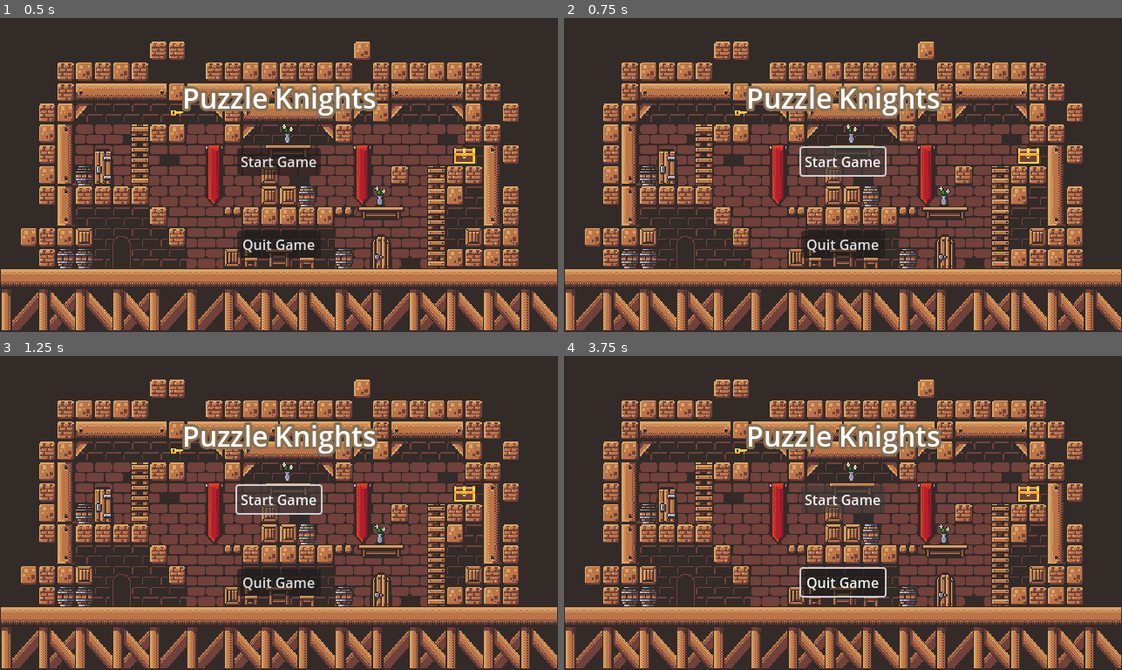
Above: before the commit, frames 1-4 (two rows, left to right).
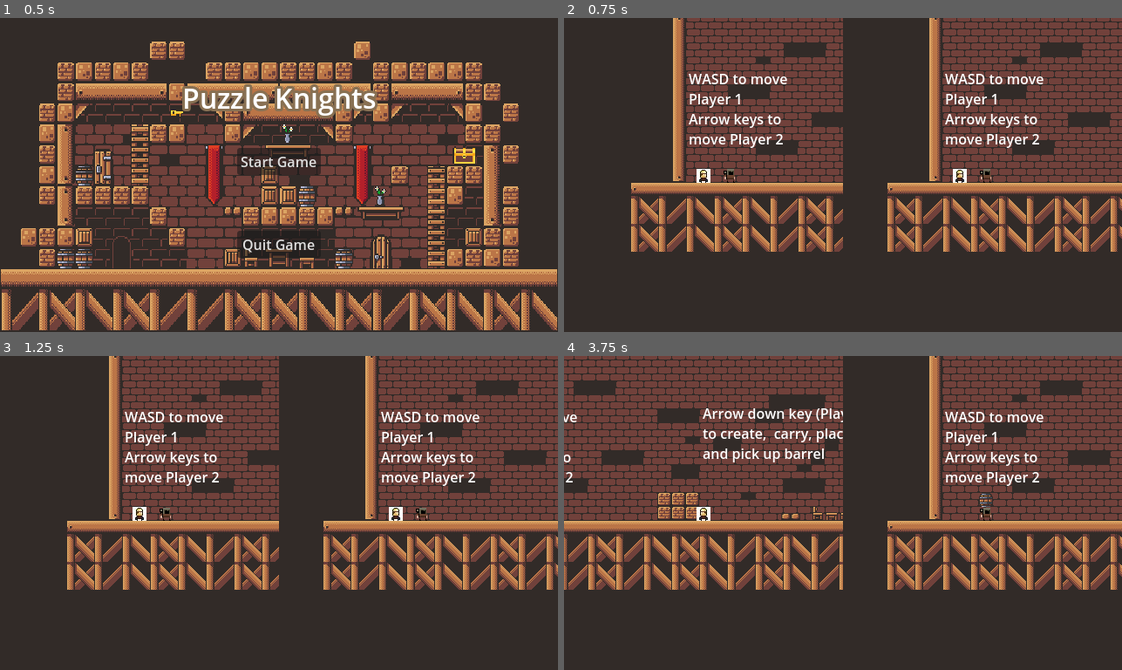
Above: after the commit, the same moments.

Repository: Darr3n2GG/Puzzle-Knights-2P-
Game: Godot game, scene res://Scenes/Main Menu/main_menu.tscn
The game is run twice, just before and just after one commit, with the same random seed, the same clock (stepped at 60 frames per second) and the same inputs.
Inputs (mouse positions are in pixels of both pictures, inside the frame that each line leads up to):
- Up to frame 1 (0.5 s): no input
- Up to frame 2 (0.75 s): click "Start Game" at 0.5 s
- Up to frame 3 (1.25 s): no input
- Up to frame 4 (3.75 s): click (843, 500) at 1.25 s, where only the run before the commit has a clickable "Start Game"; tap Enter at 2 s; hold D (1Right) 2.03-3.53 s; tap S (1Attack) at 2.1, 3.6 s; tap W (1Up) at 2.27, 3.02 s; tap Down (2PlaceOrCarry) at 2.85 s; hold A (1Left) from 3.53 s (still down)

Frame 1 is identical in both runs. In frame 2, 61% of the frame differs, in the area x 0-100%, y 0-100%; in frame 3, 61%; in frame 4, 67%.
Error before the commit: Parse Error: Identifier "on_quit_pressed" not declared in the current scope. (res://Scenes/Main)
Error after the commit: Cannot call method 'get_child' on a null value. (res://Resources/Global.gd:15)

Commit message:
another minor change
-DummyE script is attached to all DummyE nodes instead of being attached only in the scene
-revert quit game func changes from previous minor changes commit

Diff:
--- a/Creature/Barrel/DummyE.gd
+++ b/Creature/Barrel/DummyE.gd
@@ -1,11 +1,19 @@
 extends RigidBody2D
 
+class_name BarrelE
 
-# Called when the node enters the scene tree for the first time.
-func _ready():
-	pass # Replace with function body.
+enum States
+{
+	dead #is dead
+}
 
+var p1_attackzone : bool = false
+var can_damaged : bool = true
+@export var base_place_range : float = 16.0
 
-# Called every frame. 'delta' is the elapsed time since the previous frame.
-func _process(delta):
-	pass
+func Setup() -> void:
+	$HealthComponent.Set_Health()
+
+func die() -> void:
+	$Collision.call_deferred("set_disabled",true)
+	visible = false
--- a/Resources/Global.gd
+++ b/Resources/Global.gd
@@ -38,6 +38,3 @@
 	root.get_child(root.get_child_count() - 1).get_node("HBoxContainer/LeftViewportContainer/LeftSubViewport").add_child(current_level_node)
 	var splitscreen = root.get_node("Node")
 	splitscreen._ready()
-
-func on_quit_pressed() -> void: #When clicked on quit button
-	get_tree().quit()
--- a/Scenes/Levels/level_3.tscn
+++ b/Scenes/Levels/level_3.tscn
@@ -1,14 +1,15 @@
 [gd_scene load_steps=41 format=3 uid="uid://cu7t504wjyrwg"]
 
-[ext_resource type="Texture2D" uid="uid://cby1fcaeb53v2" path="res://Imports/Castle Platformer Tileset [16x16][FREE] - RottingPixels/castle-tileset.png" id="1_w1imt"]
+[ext_resource type="Texture2D" uid="uid://dk32bhdwgpidq" path="res://Imports/Castle Platformer Tileset [16x16][FREE] - RottingPixels/castle-tileset.png" id="1_w1imt"]
 [ext_resource type="PackedScene" uid="uid://c5pgl83n2f8ig" path="res://Resources/tile_map_baker.tscn" id="2_8utug"]
-[ext_resource type="Texture2D" uid="uid://cl8rmjws5f2gh" path="res://Imports/Castle Platformer Tileset [16x16][FREE] - RottingPixels/castle-tileset-grayscale.png" id="2_46ddp"]
+[ext_resource type="Texture2D" uid="uid://dtd0mc3r63bnt" path="res://Imports/Castle Platformer Tileset [16x16][FREE] - RottingPixels/castle-tileset-grayscale.png" id="2_46ddp"]
 [ext_resource type="PackedScene" uid="uid://da1c0fs0p4kxp" path="res://Characters/Players/Player 1/player_1.tscn" id="3_lw85p"]
 [ext_resource type="PackedScene" uid="uid://bcqvvf88xlpis" path="res://Characters/Players/Player 2/player_2.tscn" id="4_xj6vo"]
 [ext_resource type="PackedScene" uid="uid://dcuhx8lvw2h2c" path="res://Puzzle Components/Exit Door/Exit_Door.tscn" id="6_72or7"]
 [ext_resource type="PackedScene" uid="uid://drnol0vfgck83" path="res://Puzzle Components/Door/door.tscn" id="6_lu30r"]
 [ext_resource type="PackedScene" uid="uid://bghlqie32d02s" path="res://Puzzle Components/pressure plate/pressure_plate.tscn" id="7_qh14o"]
 [ext_resource type="PackedScene" uid="uid://djo7kll4eugwk" path="res://Creature/Barrel/Dummy.tscn" id="8_okv1c"]
+[ext_resource type="Script" path="res://Creature/Barrel/DummyE.gd" id="10_g2ssb"]
 
 [sub_resource type="TileMapPattern" id="TileMapPattern_ifvb1"]
 tile_data = PackedInt32Array(0, 1, 5, 65536, 1, 6, 1, 65537, 5, 65537, 65537, 6, 2, 131073, 5, 65538, 131073, 6, 3, 196609, 5, 65539, 196609, 6, 4, 262145, 5, 65540, 262145, 6, 5, 327681, 5, 65541, 327681, 6, 6, 393217, 5, 65542, 393217, 6)
@@ -302,28 +303,6 @@
 [sub_resource type="RectangleShape2D" id="RectangleShape2D_rhf7f"]
 size = Vector2(16, 112)
 
-[sub_resource type="GDScript" id="GDScript_g1ewi"]
-script/source = "extends RigidBody2D
-
-class_name BarrelE
-
-enum States
-{
-	dead #is dead
-}
-
-var p1_attackzone : bool = false
-var can_damaged : bool = true
-@export var base_place_range : float = 16.0
-
-func Setup() -> void:
-	$HealthComponent.Set_Health()
-
-func die() -> void:
-	$Collision.call_deferred(\"set_disabled\",true)
-	visible = false
-"
-
 [node name="Level 1" type="Node2D"]
 
 [node name="TileMap" type="TileMap" parent="."]
@@ -418,7 +397,7 @@
 
 [node name="DummyE" parent="." instance=ExtResource("8_okv1c")]
 position = Vector2(143, -21)
-script = SubResource("GDScript_g1ewi")
+script = ExtResource("10_g2ssb")
 
 [node name="RichTextLabel" type="RichTextLabel" parent="."]
 offset_left = 105.0
--- a/Scenes/Levels/level_4.tscn
+++ b/Scenes/Levels/level_4.tscn
@@ -1,12 +1,13 @@
-[gd_scene load_steps=27 format=3 uid="uid://cqinodsrklt2y"]
+[gd_scene load_steps=27 format=3 uid="uid://u7i88k42gbgg"]
 
-[ext_resource type="PackedScene" uid="uid://vdjm2ci4dk5w" path="res://tile_map.tscn" id="1_wsf6s"]
+[ext_resource type="PackedScene" uid="uid://d6d15jtyyq7l" path="res://tile_map.tscn" id="1_wsf6s"]
 [ext_resource type="PackedScene" uid="uid://c5pgl83n2f8ig" path="res://Resources/tile_map_baker.tscn" id="2_5iuso"]
 [ext_resource type="PackedScene" uid="uid://bcqvvf88xlpis" path="res://Characters/Players/Player 2/player_2.tscn" id="3_o86ys"]
 [ext_resource type="PackedScene" uid="uid://da1c0fs0p4kxp" path="res://Characters/Players/Player 1/player_1.tscn" id="4_8qak7"]
 [ext_resource type="PackedScene" uid="uid://djo7kll4eugwk" path="res://Creature/Barrel/Dummy.tscn" id="5_rshh1"]
 [ext_resource type="PackedScene" uid="uid://dcuhx8lvw2h2c" path="res://Puzzle Components/Exit Door/Exit_Door.tscn" id="6_qrit0"]
 [ext_resource type="PackedScene" uid="uid://bghlqie32d02s" path="res://Puzzle Components/pressure plate/pressure_plate.tscn" id="7_0o1ek"]
+[ext_resource type="Script" path="res://Creature/Barrel/DummyE.gd" id="7_ob882"]
 [ext_resource type="PackedScene" uid="uid://drnol0vfgck83" path="res://Puzzle Components/Door/door.tscn" id="8_wtvmw"]
 
 [sub_resource type="RectangleShape2D" id="RectangleShape2D_4ece7"]
@@ -59,28 +60,6 @@
 
 [sub_resource type="RectangleShape2D" id="RectangleShape2D_assen"]
 size = Vector2(16, 96)
-
-[sub_resource type="GDScript" id="GDScript_kxiic"]
-script/source = "extends RigidBody2D
-
-class_name BarrelE
-
-enum States
-{
-	dead #is dead
-}
-
-var p1_attackzone : bool = false
-var can_damaged : bool = true
-@export var base_place_range : float = 16.0
-
-func Setup() -> void:
-	$HealthComponent.Set_Health()
-
-func die() -> void:
-	$Collision.call_deferred(\"set_disabled\",true)
-	visible = false
-"
 
 [node name="level_4" type="Node2D"]
 
@@ -173,7 +152,7 @@
 
 [node name="DummyE" parent="." instance=ExtResource("5_rshh1")]
 position = Vector2(69, -12)
-script = SubResource("GDScript_kxiic")
+script = ExtResource("7_ob882")
 
 [node name="pressure plate" parent="." node_paths=PackedStringArray("puzzle_array") instance=ExtResource("7_0o1ek")]
 position = Vector2(113, -164)
--- a/Scenes/Main Menu/main_menu.gd
+++ b/Scenes/Main Menu/main_menu.gd
@@ -13,3 +13,6 @@
 func on_start_pressed() -> void: #When clicked on start button
 	get_tree().change_scene_to_packed(start_level)
 	global.setup_level()
+
+func on_quit_pressed() -> void: #When clicked on quit button
+	get_tree().quit()
Not shown: 1 places in Scenes/Levels/level_1.tscn that only renumber resources
Not shown: 1 places in Scenes/Levels/level_5.tscn that only renumber resources
Not shown: 1 places in tile_map.tscn that only renumber resources
